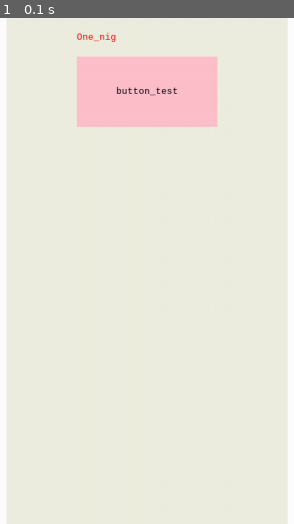
Above: before the commit, frame 1.
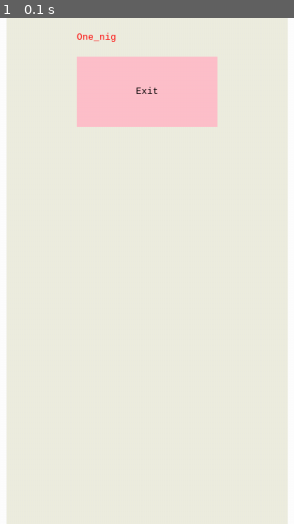
Above: after the commit, the same moment.

Repository: Tysek64/ziggyquest
Game: pygame game, started from src/GUIMain.py
Two runs of this game, one before a commit and one after it. Both use one fixed random seed, a clock stepped at 60 frames per second and the inputs below.
Inputs:
- Up to frame 1 (0.1 s): no input

The runs differ from the first frame. In frame 1, 0.2% of the frame differs, in the area x 39-61%, y 13-16%.

Commit message:
Exit button

Diff:
--- /dev/null
+++ b/characters/People/test1.json
@@ -0,0 +1 @@
+{"checksum":"635574955","name":"Remik LLMik","image":"https://www.google.com/url?sa=i&url=https%3A%2F%2Fallegro.pl%2Foferta%2Fmac-pro-2019-3-3-ghz-xeon-w-3235-192-gb-1-tb-radeon-vega-ii-16964815412&psig=AOvVaw1-peMvBVMhK6ZNp8u3A_rn&ust=1750807462411000&source=images&cd=vfe&opi=89978449&ved=0CBQQjRxqFwoTCKCBwJnYiI4DFQAAAAAdAAAAABAE","HP":"70","MP":"20","attack":"4","defense":"0","speed":"20","abilities":[{"name":"attack","cost":"0","trigger":null,"packets":[["opponent","target_unicast","increase","damage","default"]]},{"name":"oil shower","cost":"3","trigger":null,"packets":[["opponent","broadcast","increase","damage",5]]},{"name":"paper knowledge","cost":"5","trigger":null,"packets":[["opponent","target_unicast","increase","damage",10]]},{"name":"Tim cooks","cost":"10","trigger":null,"packets":[["opponent","random_unicast","increase","damage",20]]}]}
--- a/src/GUIMain.py
+++ b/src/GUIMain.py
@@ -26,7 +26,7 @@
                               ResizableTextDrawable((0,0), 'One_nig',
                                                     color=pygame.Color('red'), parent_surface=parent_surface,
                                                     centered=False),
-                              ResizableButton(pygame.Rect(0, 0, 200, 100), 'button_test', pygame.Color('pink'),
+                              ResizableButton(pygame.Rect(0, 0, 200, 100), 'Exit', pygame.Color('pink'),
                                               (lambda : menu.close()), parent_surface)
                           ], row_width=1), {})
     ]
